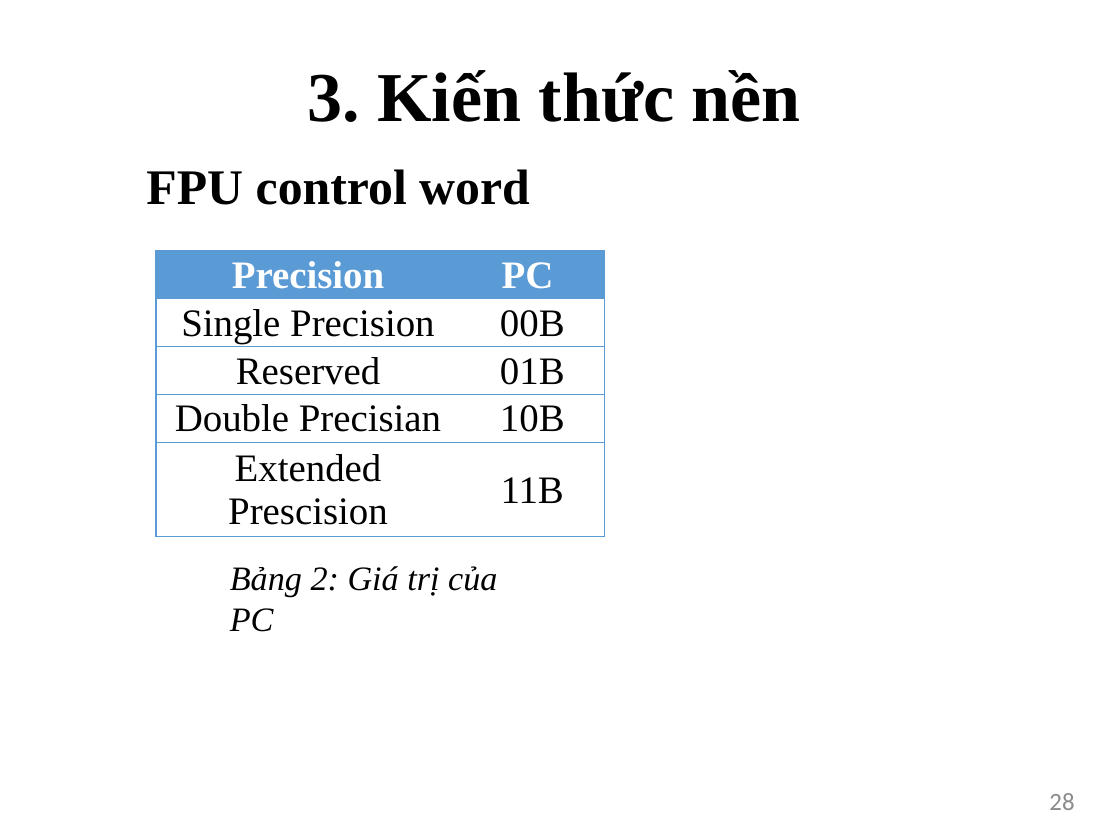
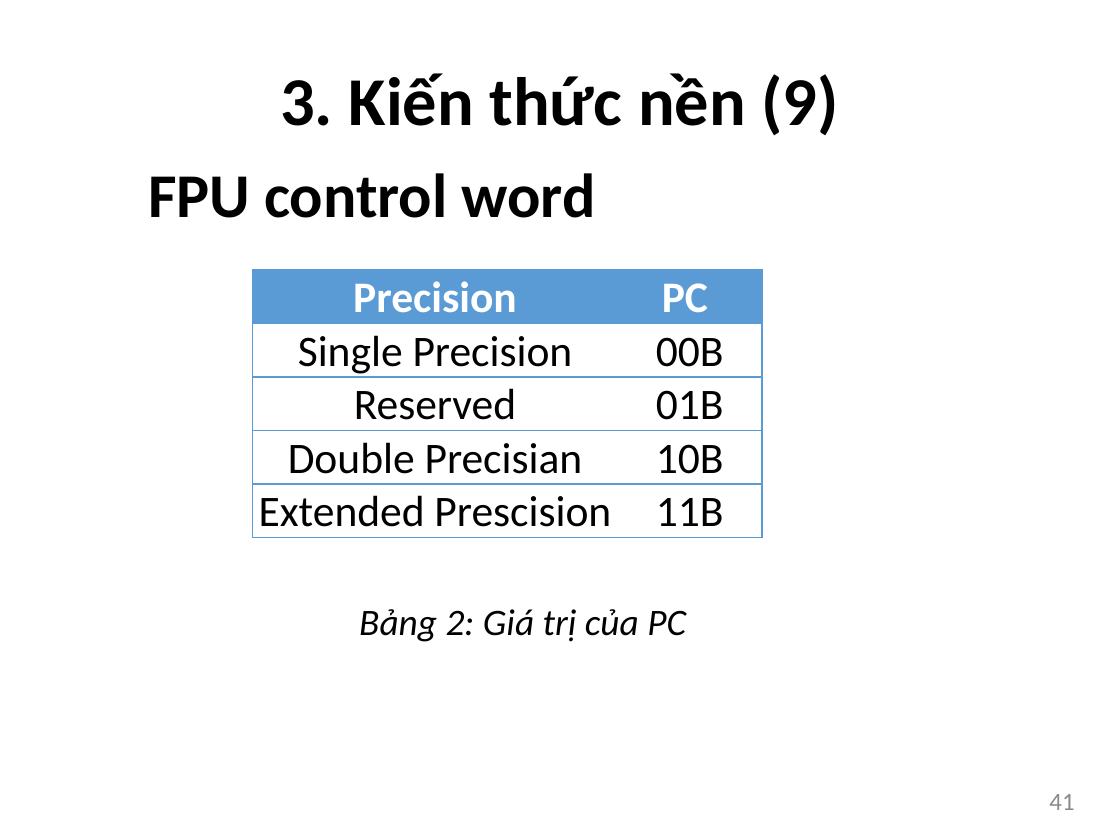
Before and after one commit to bntam/LVTN, a slide deck: slide 41 of Slide/Slide.pptx (slide 28 before the commit). Drawn at 1120x840 pixels with LibreOffice and Linux fonts; fonts in the diff are those of the drawing. Boxes give left, top, right and bottom in pixels: in the first picture for what was removed or moved away, otherwise in the second. Text is boxed around its words. In the diff, an @@ line names an element or a change of style, - is before the commit and + after.

```diff
--- a/Slide/Slide.pptx
+++ b/Slide/Slide.pptx
@@ text at (280, 73, 838, 135): text changed; size 45 to 44 pt; font Times New Roman to Calibri @@
-3. Kiến thức nền
+3. Kiến thức nền (9)
@@ text "FPU control word" at (148, 173, 596, 218): size 32 to 40 pt, font Times New Roman to Calibri @@
@@ table at (252, 270, 762, 538) @@
@@ size 25 to 28 pt, font Times New Roman to Calibri @@
@@ table: place and size @@
-table at (156, 251, 604, 536)
+table at (252, 270, 762, 538)
@@ text "Bảng 2: Giá trị của ...": place and size @@
-text "Bảng 2: Giá trị của ..." at (230, 566, 497, 632)
+text "Bảng 2: Giá trị của ..." at (359, 609, 686, 642)
@@ text "Bảng 2: Giá trị của ..." at (359, 609, 686, 642): size 22 to 24 pt, font Times New Roman to Calibri @@
@@ page number at (1049, 794, 1074, 810): text changed @@
-28
+41
```
Also in this commit, not shown: 50 other slides changed, 44 slides added, 2 slides removed.
